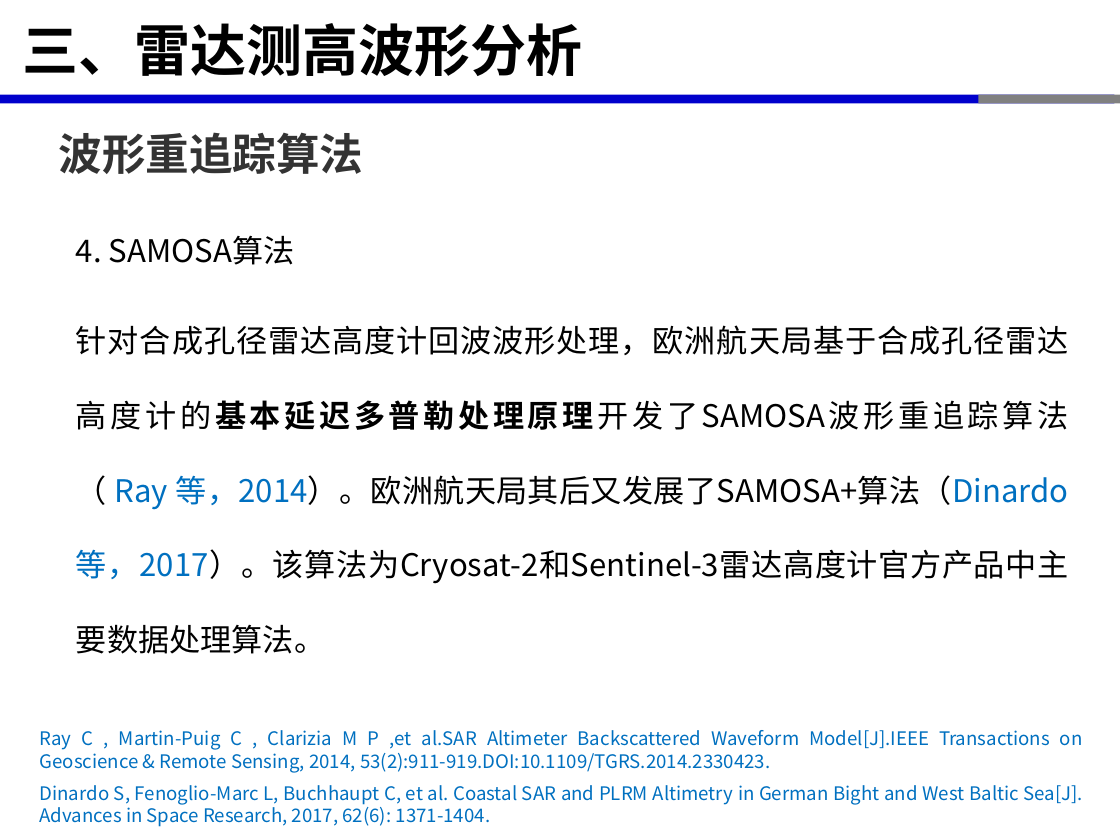
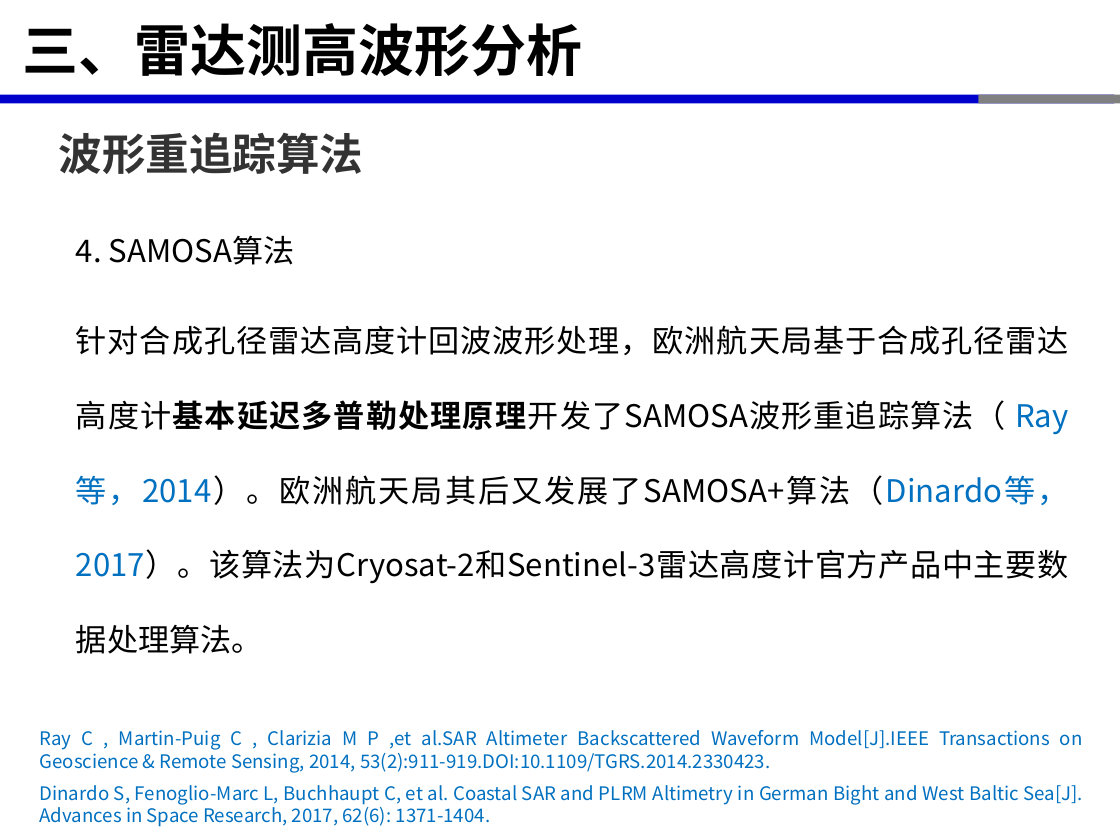
Before and after one commit to xinluo2018/satellite-altimetry-course, a slide deck: slide 25 of 第2章-星载雷达测高原理-2学时/第2章-星载雷达测高原理-2学时.pptx. Drawn at 1120x840 pixels with LibreOffice and Linux fonts; fonts in the diff are those of the drawing. Boxes give left, top, right and bottom in pixels: in the first picture for what was removed or moved away, otherwise in the second. Text is boxed around its words. In the diff, an @@ line names an element or a change of style, - is before the commit and + after.

```diff
--- a/第2章-星载雷达测高原理-2学时/第2章-星载雷达测高原理-2学时.pptx
+++ b/第2章-星载雷达测高原理-2学时/第2章-星载雷达测高原理-2学时.pptx
@@ text at (76, 325, 1069, 654): text changed @@
-针对合成孔径雷达高度计回波波形处理，欧洲航天局基于合成孔径雷达高度计的基本延迟多普勒处理原理开发了SAMOSA波形重追踪算法（ Ray 等，2014）。欧洲航天局其后又发展了SAMOSA+算法（Dinardo等，2017）。该算法为Cryosat-2和Sentinel-3雷达高度计官方产品中主要数据处理算法。
+针对合成孔径雷达高度计回波波形处理，欧洲航天局基于合成孔径雷达高度计基本延迟多普勒处理原理开发了SAMOSA波形重追踪算法（ Ray 等，2014）。欧洲航天局其后又发展了SAMOSA+算法（Dinardo等，2017）。该算法为Cryosat-2和Sentinel-3雷达高度计官方产品中主要数据处理算法。
```
Also in this commit, not shown: 9 other slides changed, 9 other files.
